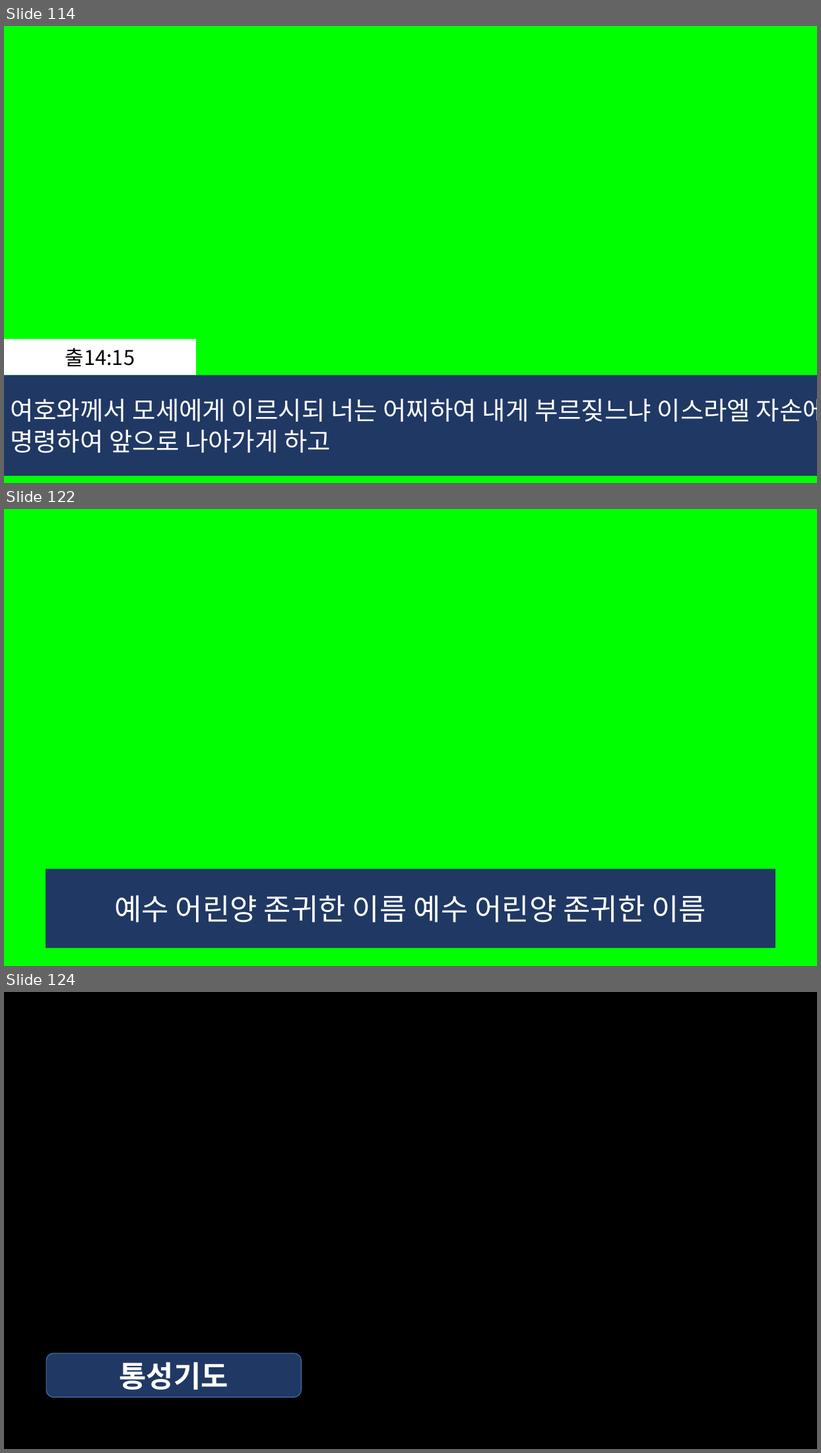
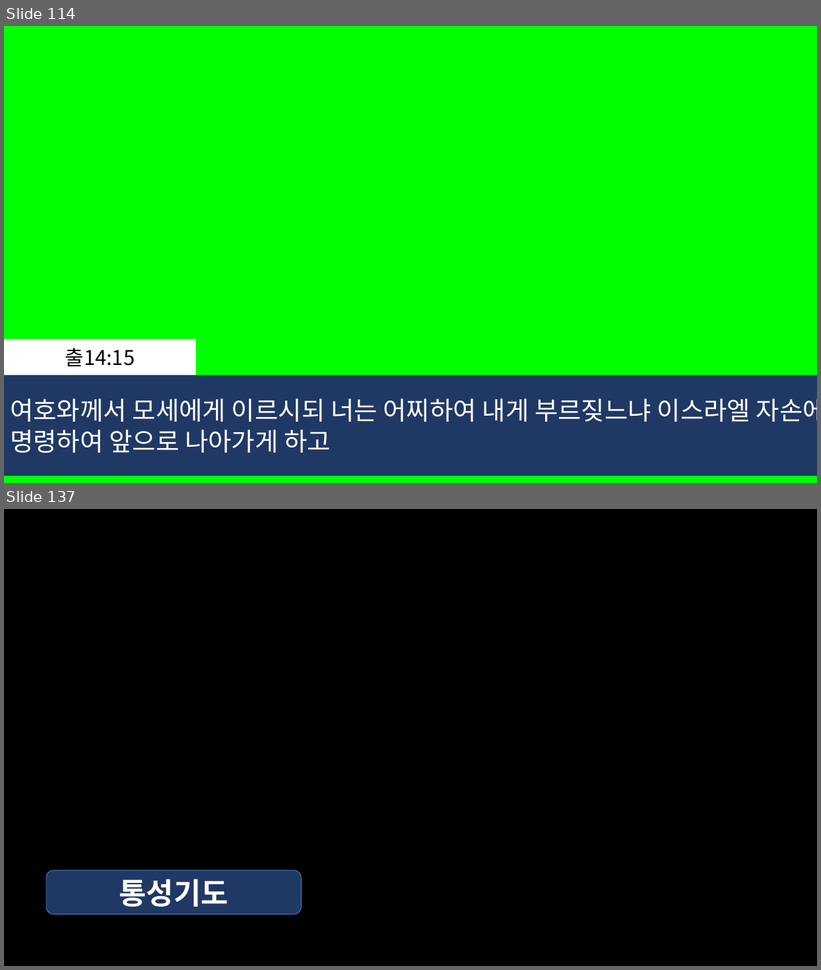
Before and after one commit to whizsavvy/evergreen_church, a slide deck: 2026-03-07_늘푸른교회_.pptx. Shown one above the other, each under a label of ours: slides 114, 122 and 124 before the commit, slides 114 and 137 after it; the slides between them are not shown. The pictures are 821x1453 and 821x970 pixels, drawn with LibreOffice and Linux fonts; fonts in the diff are those of the drawing. Boxes give left, top, right and bottom in pixels: in the first picture for what was removed or moved away, otherwise in the second. Text is boxed around its words. In the diff, an @@ line names an element or a change of style, - is before the commit and + after.

```diff
--- a/2026-03-07_늘푸른교회_.pptx
+++ b/2026-03-07_늘푸른교회_.pptx
@@ slide 122 removed at (x1=4, y1=509, x2=817, y2=966), background #00FF00 @@
@@ rectangle removed at (x1=46, y1=869, x2=776, y2=949) @@
-예수 어린양 존귀한 이름 예수 어린양 존귀한 이름
@@ what was slide 124 is now slide 137 @@
```
Also in this commit, not shown: 2 slides changed, 18 slides added, 4 other slides removed.
